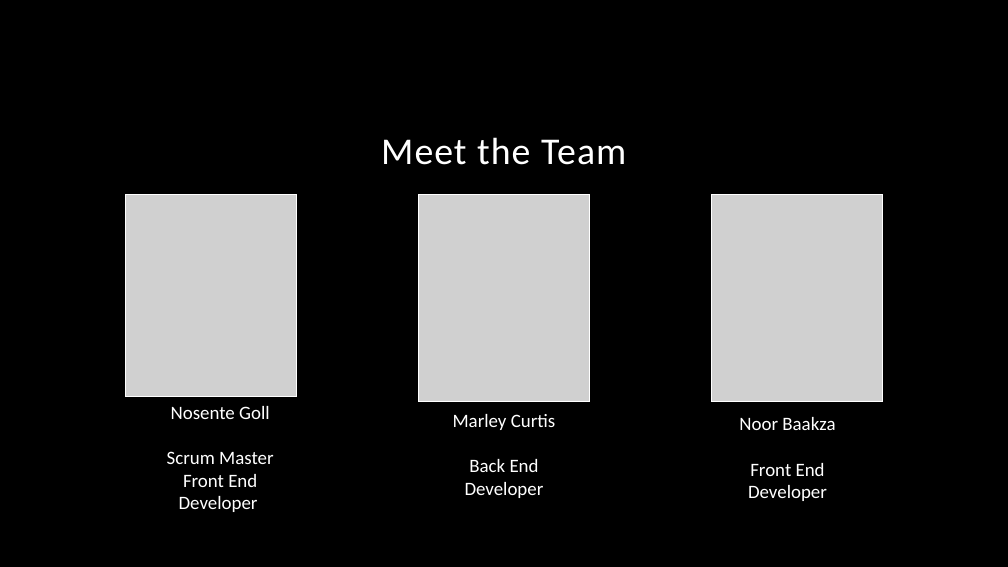
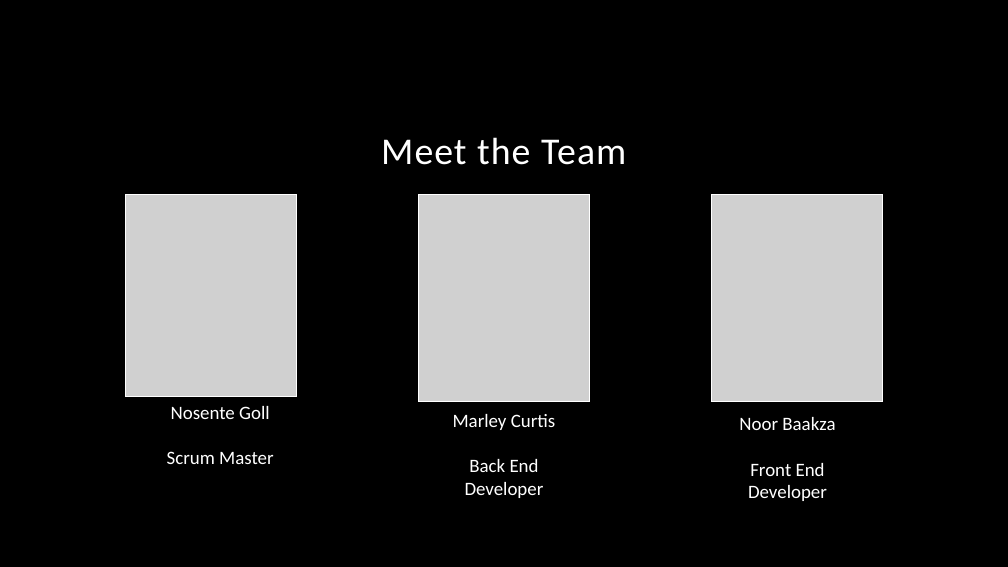
Before and after one commit to Nosente/OnlineShoppingProject, a slide deck: slide 2 of Online Shopping Project.pptx. Drawn at 1008x567 pixels with LibreOffice and Linux fonts; fonts in the diff are those of the drawing; grey boxes stand for pictures; background and template pictures are left out. Boxes give left, top, right and bottom in pixels: in the first picture for what was removed or moved away, otherwise in the second. Text is boxed around its words. In the diff, an @@ line names an element or a change of style, - is before the commit and + after.

```diff
--- a/Online Shopping Project.pptx
+++ b/Online Shopping Project.pptx
@@ text at [179, 474, 258, 512]: paragraph removed @@
-Front End Developer
```
Also in this commit, not shown: 3 other slides changed, 5 slides added, 5 slides removed.
